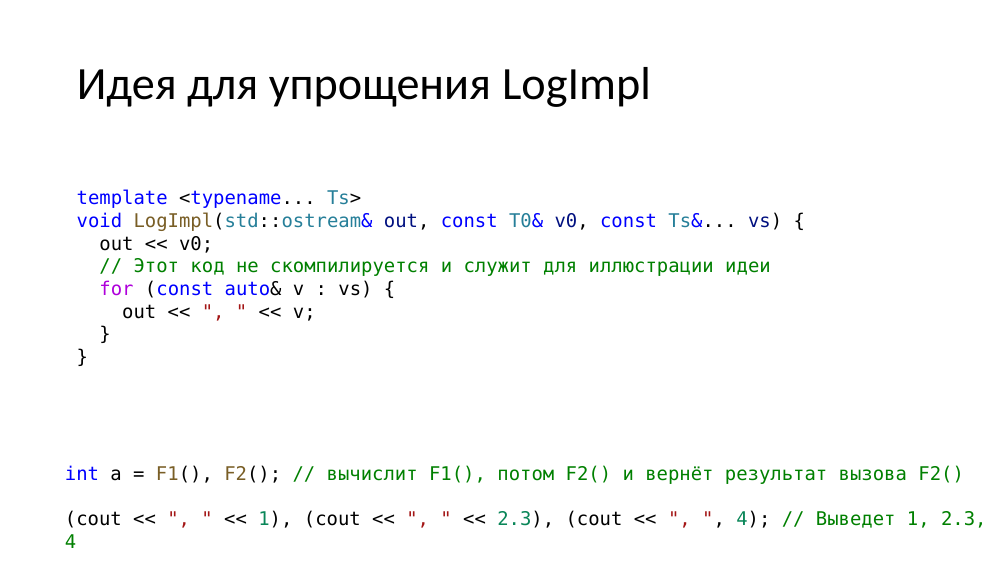
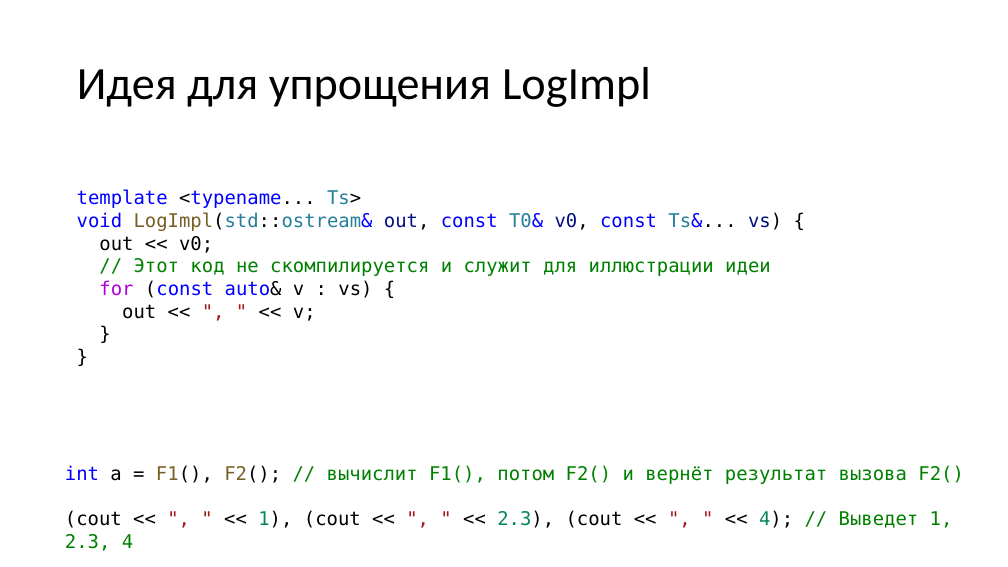
Before and after one commit to alexey-malov/oop, a slide deck: slide 96 of lectures/06/Обобщенное программирование, шаблоны.pptx. Drawn at 1008x567 pixels with LibreOffice and Linux fonts; fonts in the diff are those of the drawing. Boxes give left, top, right and bottom in pixels: in the first picture for what was removed or moved away, otherwise in the second. Text is boxed around its words. In the diff, an @@ line names an element or a change of style, - is before the commit and + after.

```diff
--- a/lectures/06/Обобщенное программирование, шаблоны.pptx
+++ b/lectures/06/Обобщенное программирование, шаблоны.pptx
@@ text at <box>65,510,953,548</box>: text changed @@
-(cout << ", " << 1), (cout << ", " << 2.3), (cout << ", ", 4); // Выведет 1, 2.3, 4
+(cout << ", " << 1), (cout << ", " << 2.3), (cout << ", " << 4); // Выведет 1, 2.3, 4
```
Also in this commit, not shown: 10 other slides changed, 12 slides added, 2 other files.
